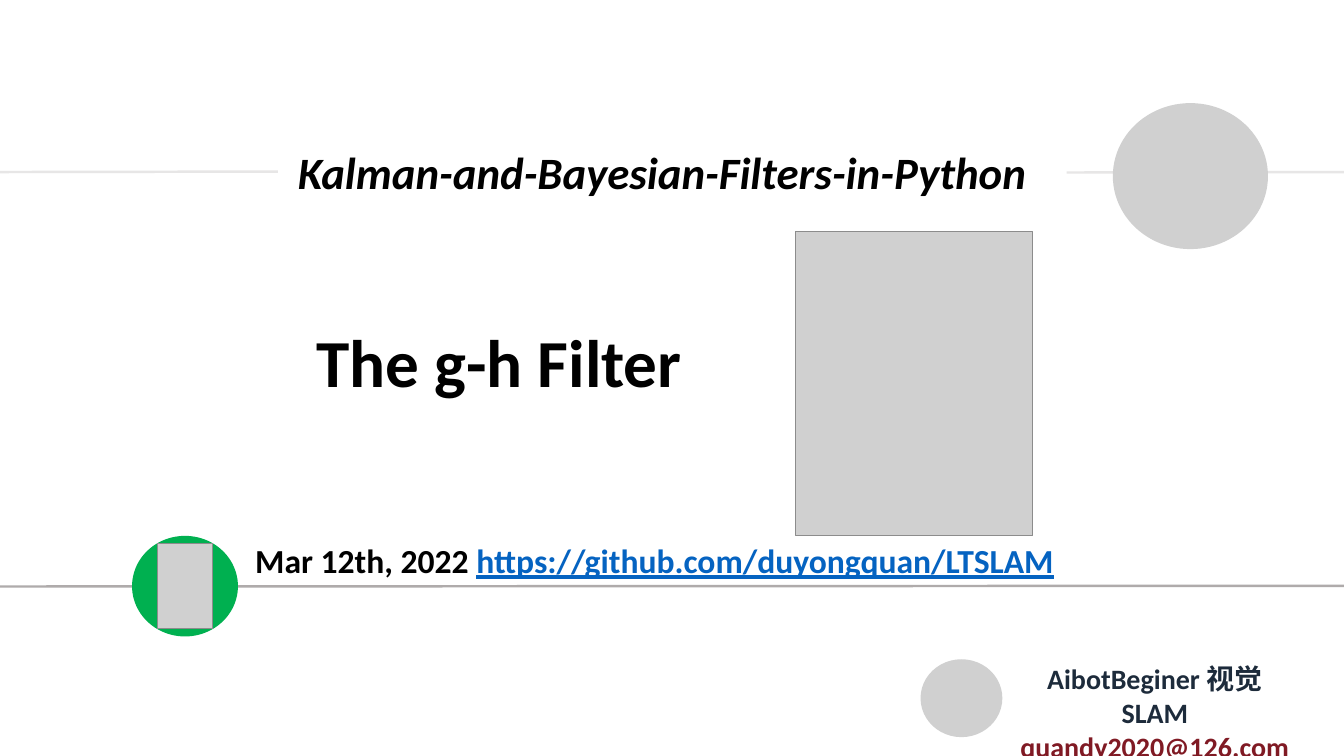
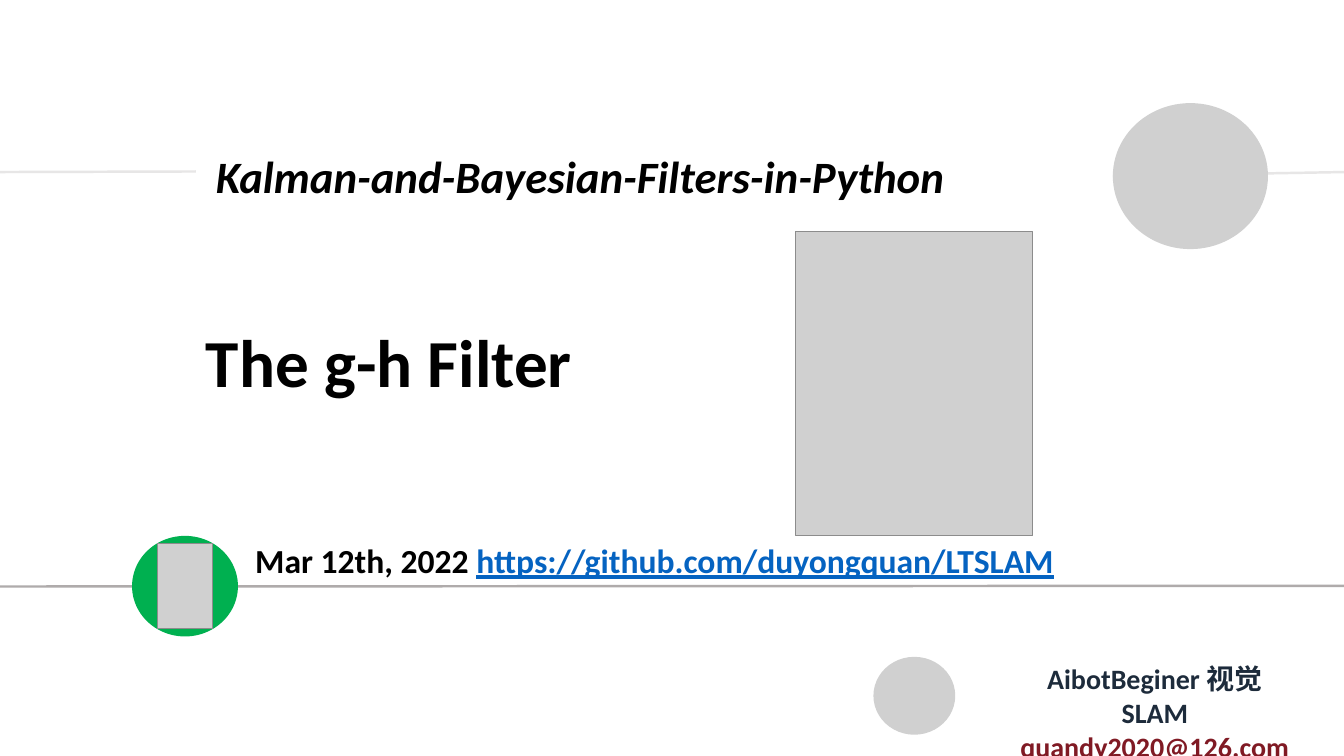
Before and after one commit to duyongquan/LTSLAM, a slide deck: slide 1 of docs/pptx/Kalman and Bayesian Filters/02-g-h-filter.pptx. Drawn at 1344x756 pixels with LibreOffice and Linux fonts; fonts in the diff are those of the drawing; grey boxes stand for pictures. Boxes give left, top, right and bottom in pixels: in the first picture for what was removed or moved away, otherwise in the second. Text is boxed around its words. In the diff, an @@ line names an element or a change of style, - is before the commit and + after.

```diff
--- a/docs/pptx/Kalman and Bayesian Filters/02-g-h-filter.pptx
+++ b/docs/pptx/Kalman and Bayesian Filters/02-g-h-filter.pptx
@@ text "Kalman-and-Bayesian-Filters-in-Python" moved from (x1=298, y1=157, x2=1026, y2=196) to (x1=216, y1=161, x2=944, y2=200) @@
@@ text "Kalman-and-Bayesian-Filters-in-Python" at (x1=216, y1=161, x2=944, y2=200): alignment justified to left @@
@@ line moved from (0, 172) - (278, 171) to (0, 172) - (196, 171) @@
@@ line moved from (1067, 172) - (1344, 172) to (1113, 176) - (1344, 172) @@
@@ text "The g-h Filter" moved from (x1=316, y1=340, x2=682, y2=399) to (x1=206, y1=340, x2=572, y2=399) @@
@@ picture moved from (x1=921, y1=659, x2=1002, y2=737) to (x1=874, y1=657, x2=956, y2=735) @@
```
Also in this commit, not shown: 6 other slides changed, 1 slide removed, 8 other files.
